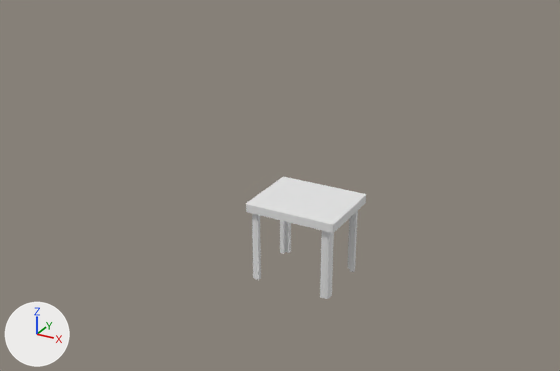
Before and after pictures for a commit that changed the FBX model Table/Table.fbx.
The view is the same before and after, from a 50 mm lens placed at (1.65, -3.03, 1.87), pointed at (0.01, -0.05, 0.38). The lights are fixed; the arrows at lower left show +X, +Y and +Z.

Objects in the first picture: 'Cube', 'Leg', 'Leg.001', 'Leg.002', 'Leg.003'.
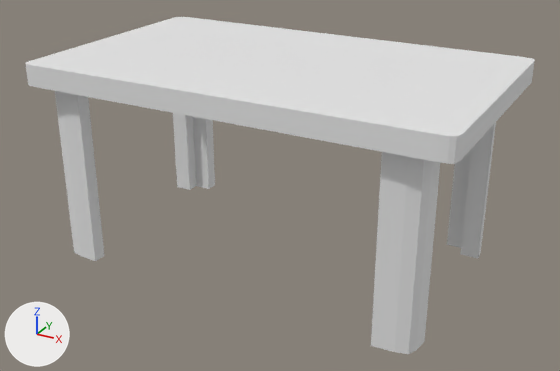
Where the change shows, as pixel boxes [x1, y1, x2, y2] in the pictures (560 x 371 px):
'Cube', moved, rescaled (322% wider, 160% taller): before [246, 177, 366, 233]; after [25, 17, 535, 164]
'Leg.003', moved, rescaled: before [320, 231, 334, 299]; after [371, 152, 440, 354]
'Leg.002', recoloured, shading changed, moved, rescaled: before [252, 214, 261, 280]; after [55, 91, 104, 261]
'Leg.001', moved, rescaled: before [348, 211, 358, 272]; after [447, 122, 496, 258]
'Leg', moved, rescaled: before [280, 220, 291, 254]; after [173, 113, 215, 190]

The edits, one by one:
me_cube_002 has 16 vertices, 14 faces and spans x -188.0..212.0, y -212.0..188.0, z -100.0..100.0.
me_cube_002 is used by ob_leg_002; location (0.0188, -0.281, 0.175); rotation (0.0, 0.0, 1.571), in degrees (0, 0, 90); scale (0.0001, 0.0001, 0.00175).
me_cube_002 part 1: edges marked sharp go from 24 to 28.
me_cube_002 now uses material mat_tablelegtext (white #e7e7e7).
Object 'Cube' (ob_cube) moves from (0.205, -0.14, 0.37) to (0.0, 0.0, 0.925).
Object 'Cube' (ob_cube) is rescaled from (0.0022, 0.0018, 0.0002) to (0.01, 0.006, 0.0005).
In object 'Leg.002' (ob_leg_002), parent is now set to ob_cube.
Object 'Leg.002' (ob_leg_002) moves from (0.0188, -0.281, 0.175) to (-84.66, -78.47, -975.0).
Object 'Leg.002' (ob_leg_002) is rescaled from (0.0001, 0.0001, 0.00175) to (0.0556, 0.0455, 8.75).
In object 'Leg' (ob_leg), parent is now set to ob_cube.
Object 'Leg' (ob_leg) moves from (0.0188, 0.0012, 0.175) to (-84.64, 78.44, -975.0).
Object 'Leg' (ob_leg) is rescaled from (0.0001, 0.0001, 0.00175) to (0.0455, 0.0556, 8.75).
In object 'Leg.001' (ob_leg_001), parent is now set to ob_cube.
Object 'Leg.001' (ob_leg_001) moves from (0.381, 0.00124, 0.175) to (80.11, 78.47, -975.0).
Object 'Leg.001' (ob_leg_001) is rescaled from (0.0001, 0.0001, 0.00175) to (0.0556, 0.0455, 8.75).
In object 'Leg.003' (ob_leg_003), parent is now set to ob_cube.
Object 'Leg.003' (ob_leg_003) moves from (0.381, -0.281, 0.175) to (80.09, -78.45, -975.0).
Object 'Leg.003' (ob_leg_003) is rescaled from (0.0001, 0.0001, 0.00175) to (0.0455, 0.0556, 8.75).
